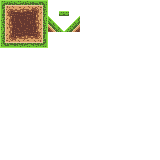
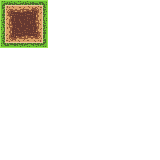
Layered file, before and after one edit (160x160). Changes by layer:
removed layer "Camada 17(colado)" over left=64, top=16, right=80, bottom=32
removed layer "Camada 16(colado)" over left=48, top=16, right=64, bottom=32
removed layer "Camada 15(colado)" over left=64, top=11, right=69, bottom=16
removed layer "Camada 14(colado)" over left=59, top=11, right=64, bottom=16
